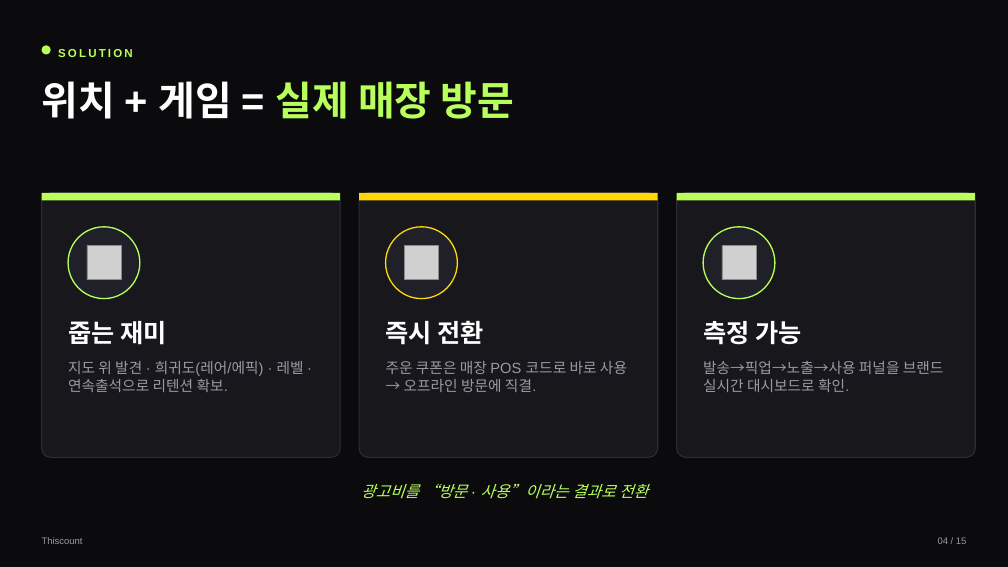
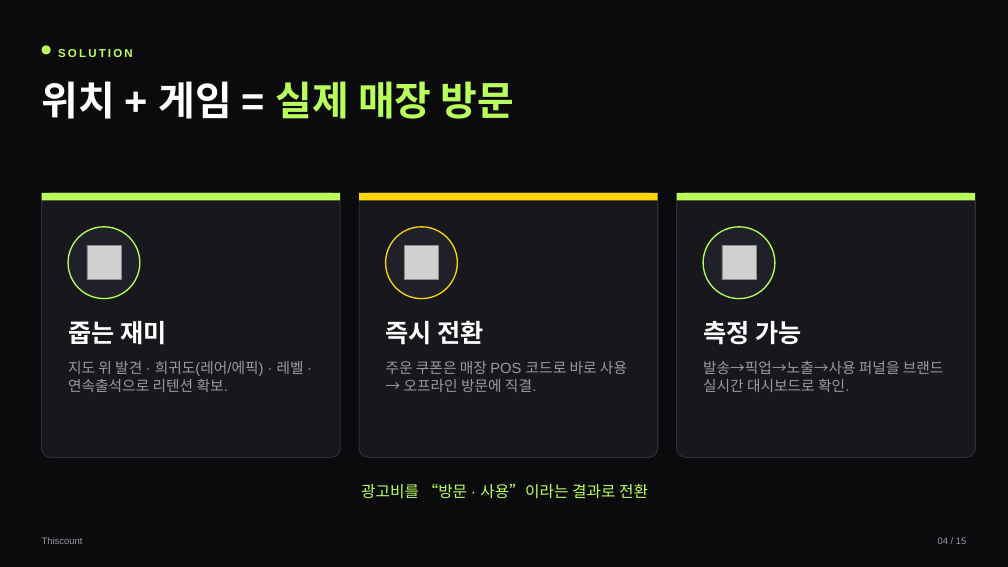
Before and after one commit to shimyup/thiscount, a slide deck: slide 4 of docs/ir_deck_build/Thiscount_IR_Deck_KO.pptx. Drawn at 1008x567 pixels with LibreOffice and Linux fonts; fonts in the diff are those of the drawing; grey boxes stand for pictures. Boxes give left, top, right and bottom in pixels: in the first picture for what was removed or moved away, otherwise in the second. Text is boxed around its words. In the diff, an @@ line names an element or a change of style, - is before the commit and + after.

```diff
--- a/docs/ir_deck_build/Thiscount_IR_Deck_KO.pptx
+++ b/docs/ir_deck_build/Thiscount_IR_Deck_KO.pptx
@@ text "광고비를 “방문 · 사용”이라는 결과로 ..." at box(361, 484, 648, 499): italic off @@
```
Also in this commit, not shown: 7 other slides changed, 19 other files.
